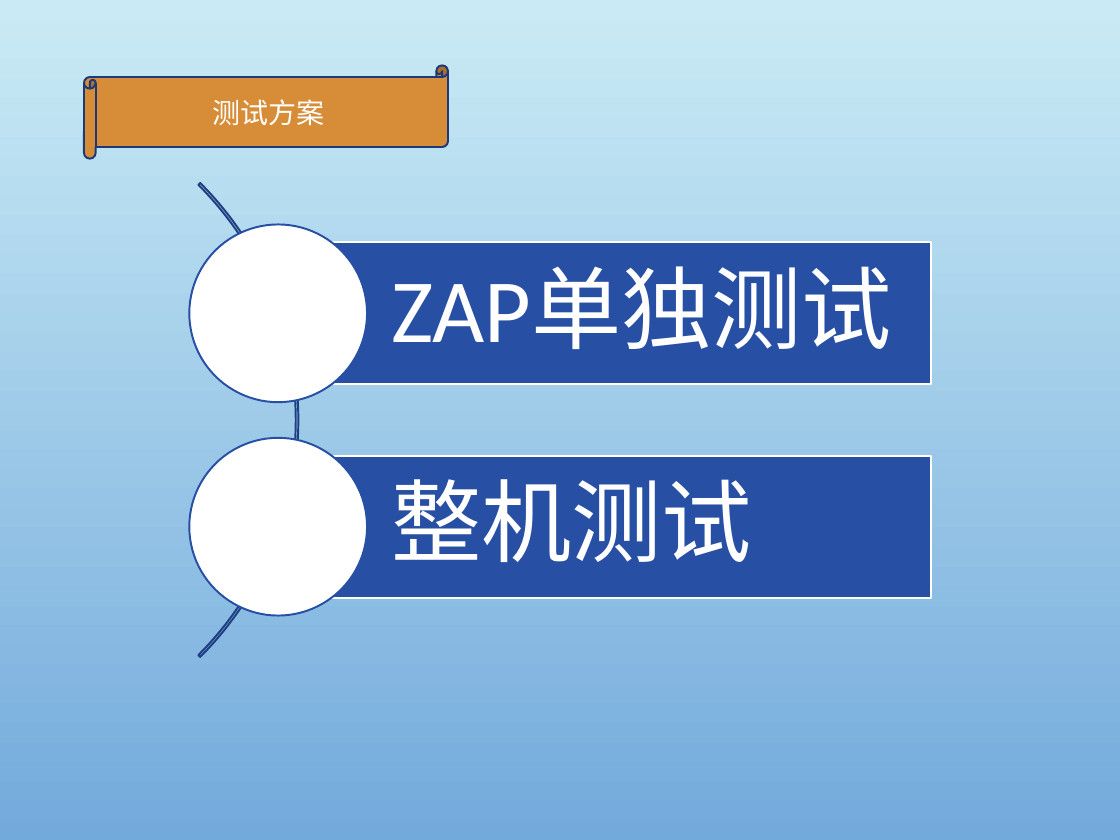
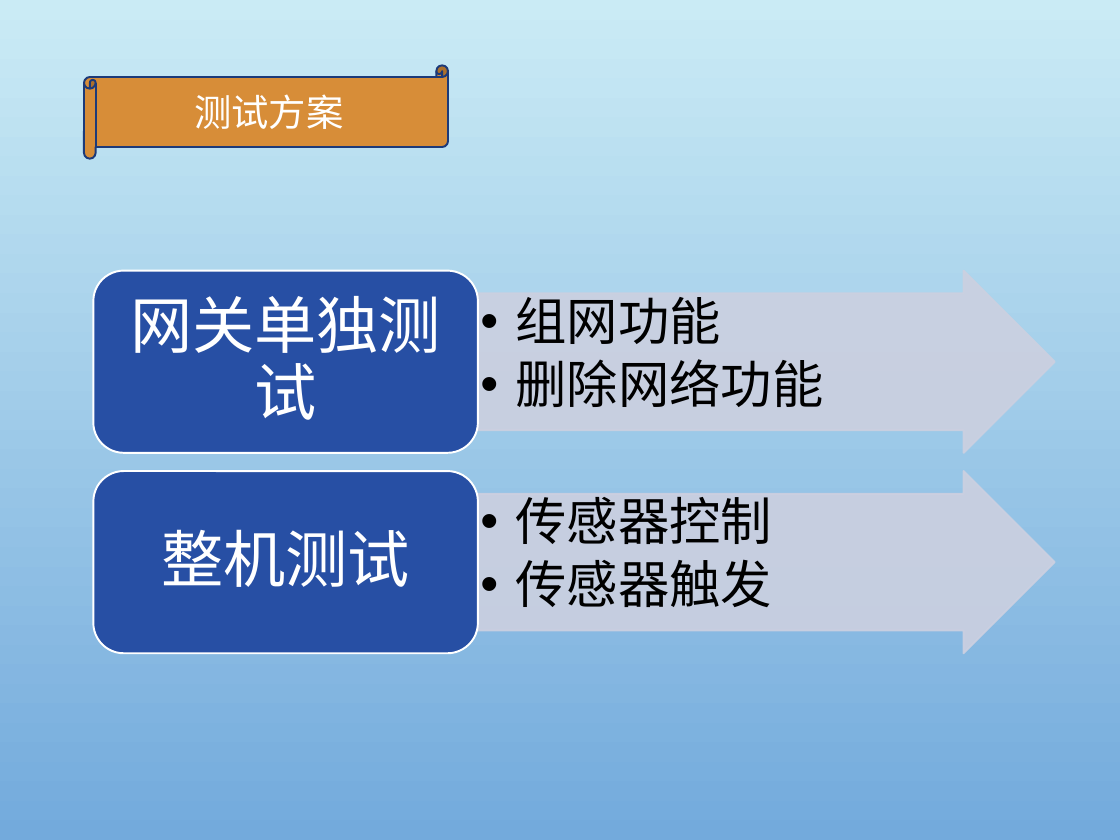
Before and after one commit to zhengjianghu/biye, a slide deck: slide 31 of diploma project/毕设.pptx. Drawn at 1120x840 pixels with LibreOffice and Linux fonts; fonts in the diff are those of the drawing; background and template pictures are left out. Boxes give left, top, right and bottom in pixels: in the first picture for what was removed or moved away, otherwise in the second. Text is boxed around its words. In the diff, an @@ line names an element or a change of style, - is before the commit and + after.

```diff
--- a/diploma project/毕设.pptx
+++ b/diploma project/毕设.pptx
@@ horizontal scroll "测试方案" at (x1=84, y1=65, x2=448, y2=158): size 18 to 24 pt @@
@@ group removed at (x1=0, y1=85, x2=931, y2=756): 2 rectangles, 2 ellipses, 1 arch (boxed as its full ring), 1 text @@
-ZAP单独测试
@@ group added at (x1=93, y1=271, x2=1055, y2=654): 3 texts, 2 right arrows, 2 rounded rectangles @@
+  •• 组网功能
+  •• 删除网络功能
+网关单独测试
+  •• 传感器控制
+  •• 传感器触发
@@ text "整机测试" moved from (x1=391, y1=479, x2=752, y2=562) to (x1=161, y1=529, x2=410, y2=587) @@
@@ text "整机测试" at (x1=161, y1=529, x2=410, y2=587): size 58 to 40 pt; alignment left to centre; less space between paragraphs @@
```
Also in this commit, not shown: 6 other slides changed, 2 slides added, 4 slides removed, 3 other files.
